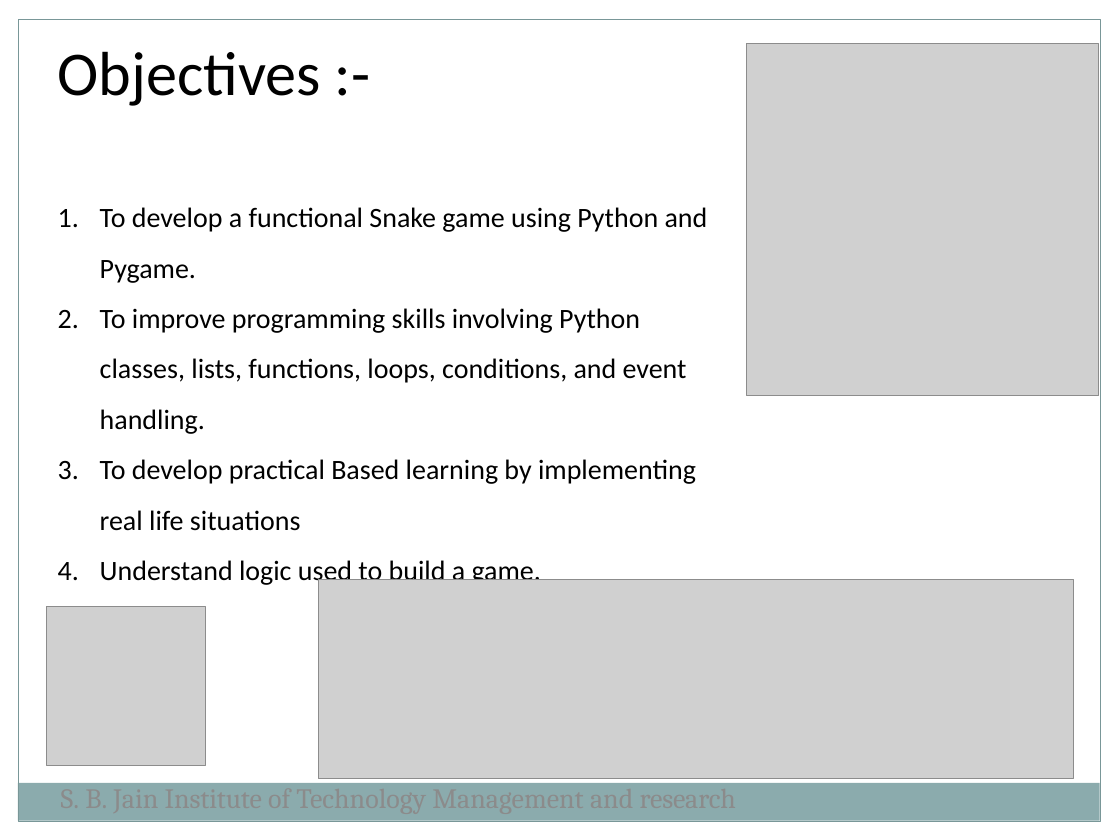
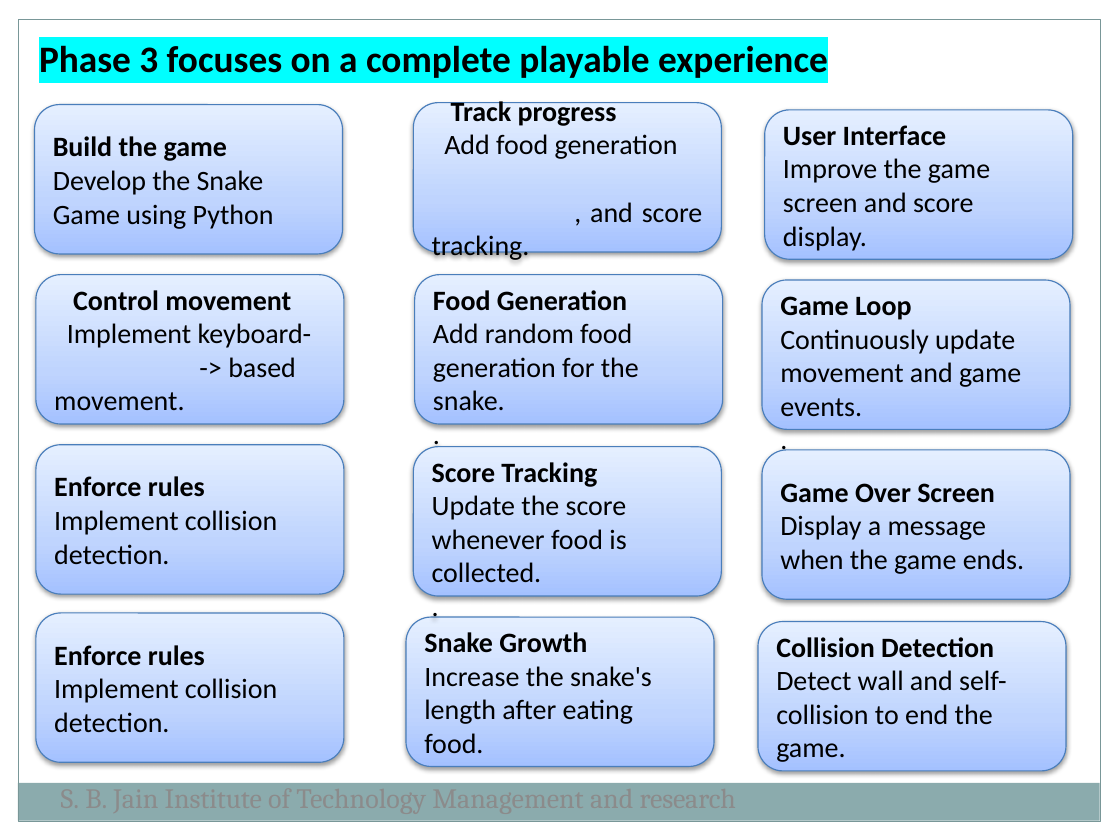
Before and after one commit to bhavnasml25-ship-it/Snake-Game-3d, a slide deck: slide 3 of Python.pptx. Drawn at 1120x840 pixels with LibreOffice and Linux fonts; fonts in the diff are those of the drawing; grey boxes stand for pictures. Boxes give left, top, right and bottom in pixels: in the first picture for what was removed or moved away, otherwise in the second. Text is boxed around its words. In the diff, an @@ line names an element or a change of style, - is before the commit and + after.

Commit message:
Add files via upload
Final ppt of python

```diff
--- a/Python.pptx
+++ b/Python.pptx
@@ text added at bbox=[39, 45, 828, 78], 24 pt, text #000000, bold @@
+Phase 3 focuses on a complete playable experience
@@ text removed at bbox=[58, 51, 708, 587] @@
-Objectives :-
-1. To develop a functional Snake game using Python and Pygame.
-2. To improve programming skills involving Python classes, lists, functions, loops, conditions, and event handling.
-3. To develop practical Based learning by implementing real life situations
-4. Understand logic used to build a game.
@@ picture removed at bbox=[747, 44, 1100, 396] @@
@@ rounded rectangle added at bbox=[35, 104, 343, 253], fill gradient #A4C4FF to #BFD4FF to #E6EEFF, outline #4B7EBC 0.75 pt, 18 pt, text #000000 @@
+Build the game
+Develop the Snake Game using Python
@@ rounded rectangle added at bbox=[413, 103, 721, 252], fill gradient #A4C4FF to #BFD4FF to #E6EEFF, outline #4B7EBC 0.75 pt, 18 pt, text #000000 @@
+Track progress
+Add food generation , and score tracking.
@@ rounded rectangle added at bbox=[765, 110, 1073, 259], fill gradient #A4C4FF to #BFD4FF to #E6EEFF, outline #4B7EBC 0.75 pt, 18 pt, text #000000 @@
+User Interface
+Improve the game screen and score display.
@@ rounded rectangle added at bbox=[36, 274, 344, 423], fill gradient #A4C4FF to #BFD4FF to #E6EEFF, outline #4B7EBC 0.75 pt, 18 pt, text #000000 @@
+Control movement
+Implement keyboard- -> based movement.
@@ rounded rectangle added at bbox=[414, 274, 722, 423], fill gradient #A4C4FF to #BFD4FF to #E6EEFF, outline #4B7EBC 0.75 pt, 18 pt, text #000000 @@
+Food Generation
+Add random food generation for the snake.
+.
@@ rounded rectangle added at bbox=[762, 280, 1070, 429], fill gradient #A4C4FF to #BFD4FF to #E6EEFF, outline #4B7EBC 0.75 pt, 18 pt, text #000000 @@
+Game Loop
+Continuously update movement and game events.
+.
@@ rounded rectangle added at bbox=[36, 445, 344, 594], fill gradient #A4C4FF to #BFD4FF to #E6EEFF, outline #4B7EBC 0.75 pt, 18 pt, text #000000 @@
+Enforce rules
+Implement collision detection.
@@ rounded rectangle added at bbox=[413, 447, 721, 596], fill gradient #A4C4FF to #BFD4FF to #E6EEFF, outline #4B7EBC 0.75 pt, 18 pt, text #000000 @@
+Score Tracking
+Update the score whenever food is collected.
+.
@@ rounded rectangle added at bbox=[762, 450, 1070, 599], fill gradient #A4C4FF to #BFD4FF to #E6EEFF, outline #4B7EBC 0.75 pt, 18 pt, text #000000 @@
+Game Over Screen
+Display a message when the game ends.
@@ picture removed at bbox=[318, 579, 1073, 778] @@
@@ rounded rectangle added at bbox=[36, 613, 344, 762], fill gradient #A4C4FF to #BFD4FF to #E6EEFF, outline #4B7EBC 0.75 pt, 18 pt, text #000000 @@
+Enforce rules
+Implement collision detection.
@@ picture removed at bbox=[47, 607, 206, 766] @@
@@ rounded rectangle added at bbox=[405, 617, 713, 766], fill gradient #A4C4FF to #BFD4FF to #E6EEFF, outline #4B7EBC 0.75 pt, 18 pt, text #000000 @@
+Snake Growth
+Increase the snake's length after eating food.
@@ rounded rectangle added at bbox=[758, 622, 1066, 771], fill gradient #A4C4FF to #BFD4FF to #E6EEFF, outline #4B7EBC 0.75 pt, 18 pt, text #000000 @@
+Collision Detection
+Detect wall and self-collision to end the game.
```
Also in this commit, not shown: 2 other slides changed, 3 slides added, 3 slides removed.
